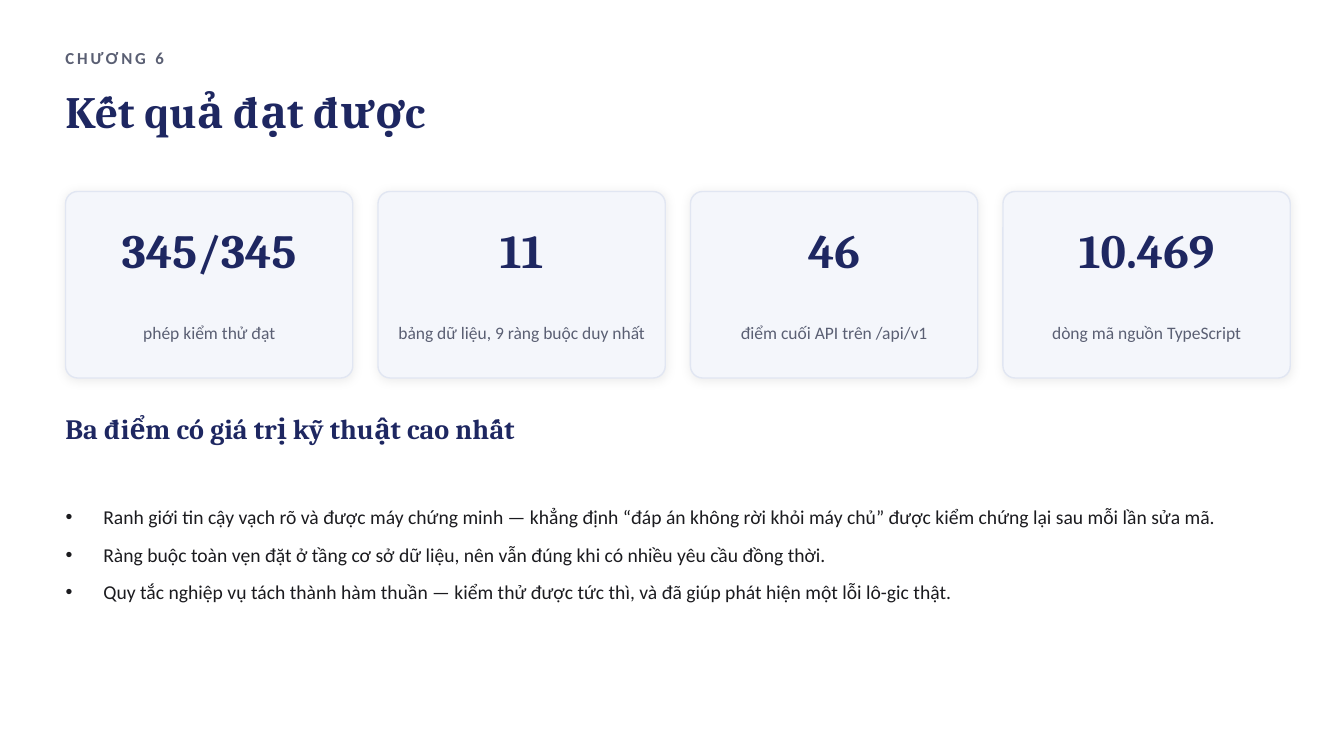
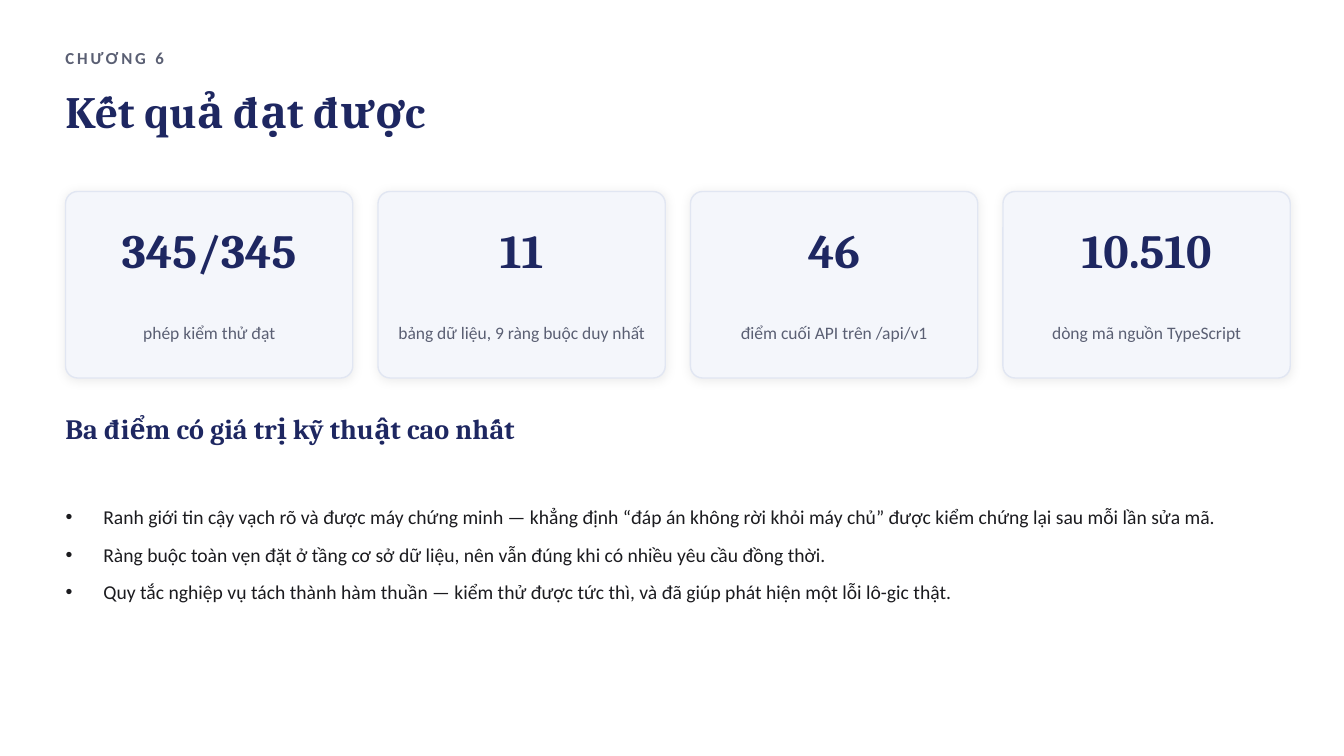
Before and after one commit to tamthientinvu-coder/FinalProjectJS, a slide deck: slide 15 of docs/SLIDE-BAO-VE-LearnQuiz.pptx. Drawn at 1344x756 pixels with LibreOffice and Linux fonts; fonts in the diff are those of the drawing. Boxes give left, top, right and bottom in pixels: in the first picture for what was removed or moved away, otherwise in the second. Text is boxed around its words. In the diff, an @@ line names an element or a change of style, - is before the commit and + after.

Commit message:
docs: dong bo Bang 1.6 va slide 15 voi so lieu ma nguon tai 3d5aa09
Phan ma them vao hom nay (LearnPage, axiosClient, e2e, CourseListPage) lam ba
con so trong ho so lech lai:
- Tong tep ma nguon va cau hinh : 161 -> 162
- Ma nguon front-end            : 6.174 -> 6.215 dong (52 tep, khong doi)
- Ma nguon kiem thu             : 1.993 -> 2.078 dong (18 tep, khong doi)
- Slide 15, tong dong TypeScript: 10.469 -> 10.510

Back-end (4.295/58), CSDL (11 bang / 3 enum / 217 dong), diem cuoi API (46),
man hinh (21) va so phep khang dinh (345) khong doi.

SLIDE pptx + pdf da xuat lai bang PowerPoint (17 trang). DOCX da sua; ban PDF
cua bao cao can xuat tay vi ExportAsFixedFormat qua COM van treo tren may nay.

```diff
--- a/docs/SLIDE-BAO-VE-LearnQuiz.pptx
+++ b/docs/SLIDE-BAO-VE-LearnQuiz.pptx
@@ text at box(1082, 235, 1212, 269): text changed @@
-10.469
+10.510
```
Also in this commit, not shown: 3 other files.
